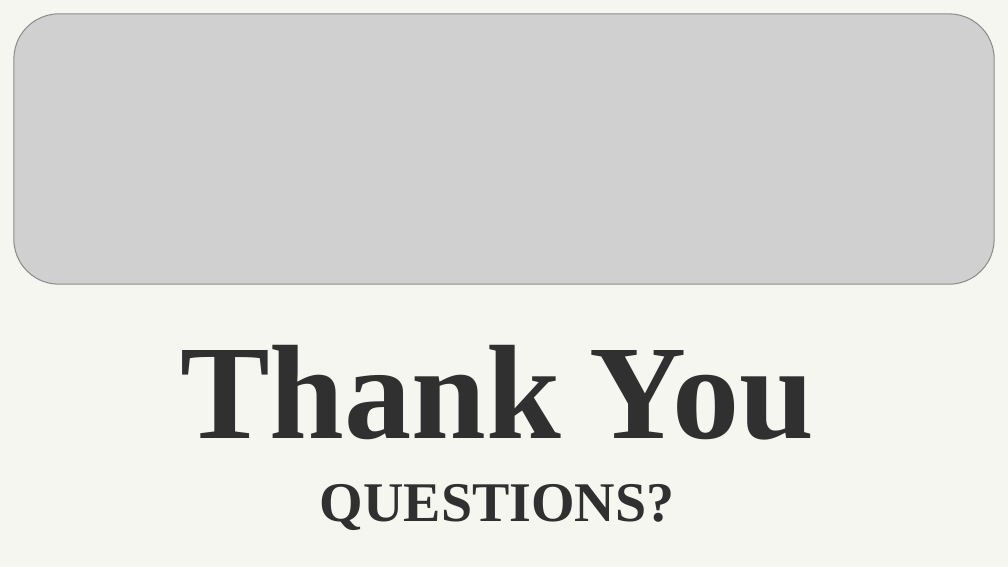
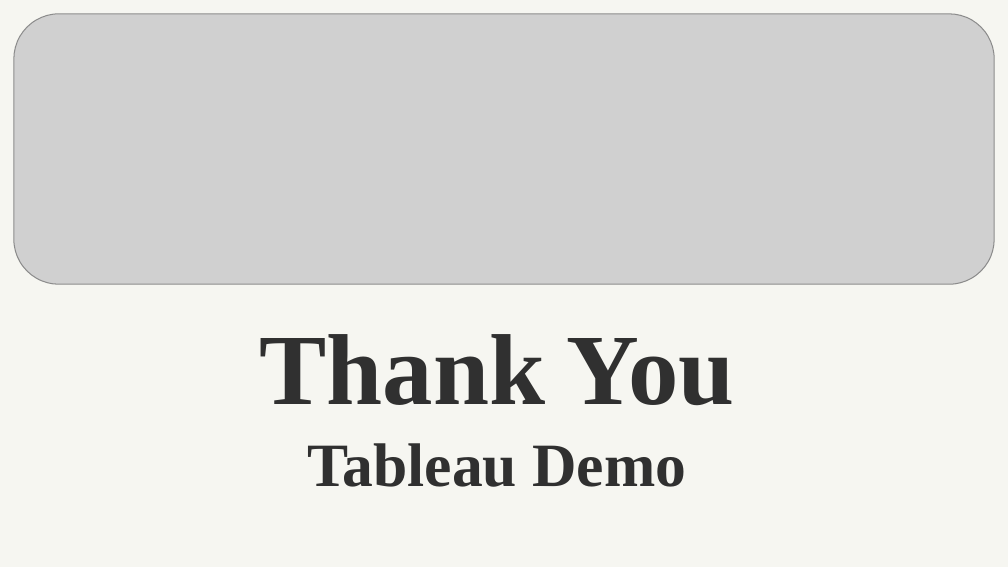
Before and after one commit to dmartinj12/Census_Inequality, a slide deck: slide 26 of Census Inequality Project.pptx. Drawn at 1008x567 pixels with LibreOffice and Linux fonts; fonts in the diff are those of the drawing; grey boxes stand for pictures. Boxes give left, top, right and bottom in pixels: in the first picture for what was removed or moved away, otherwise in the second. Text is boxed around its words. In the diff, an @@ line names an element or a change of style, - is before the commit and + after.

```diff
--- a/Census Inequality Project.pptx
+++ b/Census Inequality Project.pptx
@@ title at (259, 334, 735, 487): text changed; size 40 to 44 pt @@
-Thank You
-QUESTIONS?
+Thank You
+Tableau Demo
```
Also in this commit, not shown: 2 other slides changed, 1 slide added, 1 slide removed, 1 other file.
